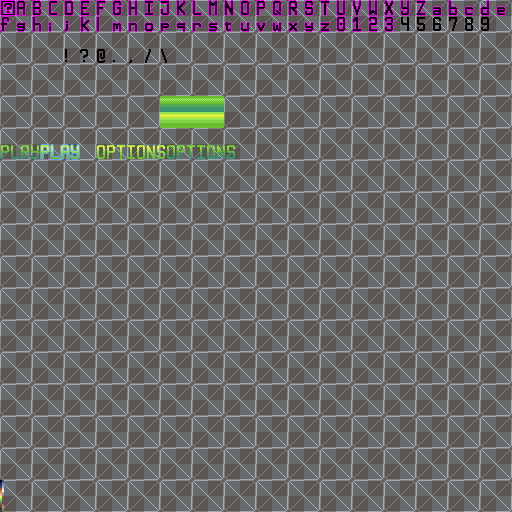
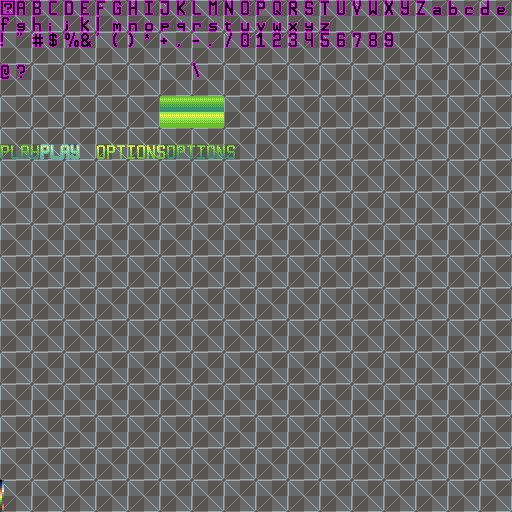
Two versions of the same layered image (512x512). Layer-by-layer changes:
painted on "Text" over (0, 15, 489, 80)
removed layer "Otline" over (16, 15, 489, 32)
